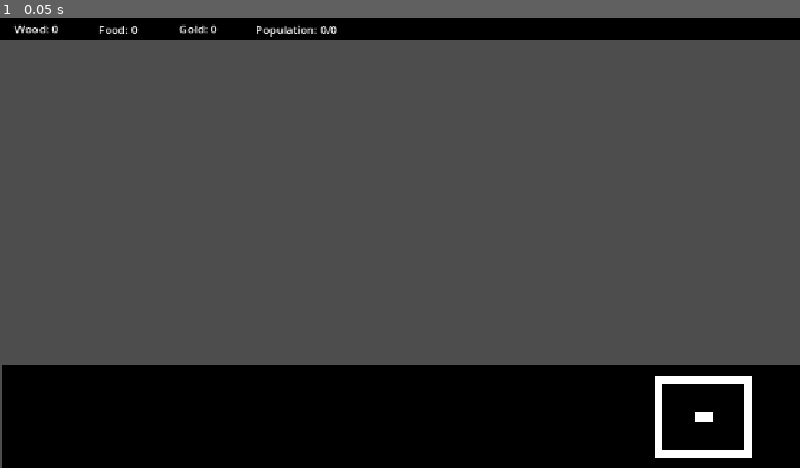
Above: before the commit, frame 1.
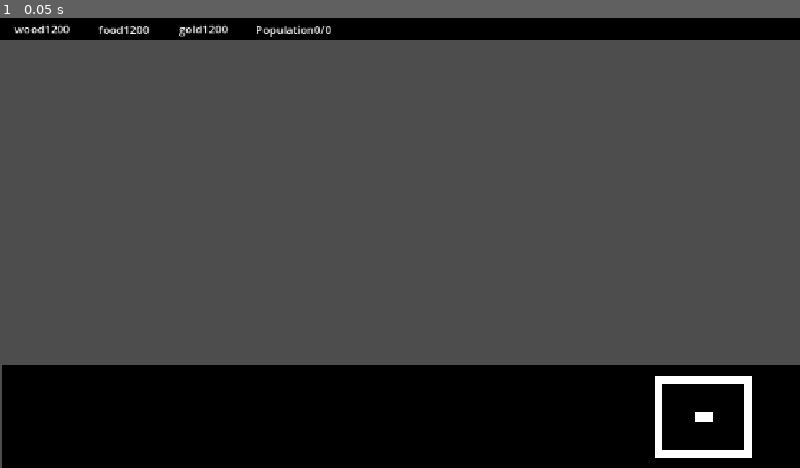
Above: after the commit, the same moment.

Repository: Tonkadora/RTS
Game: Godot game, scene res://main.tscn
Same seed, same stepped clock (60 frames per second), same inputs: the game is played once before the commit and once after it.
Inputs:
- Up to frame 1 (0.05 s): no input

The runs differ from the first frame. In frame 1, 0.3% of the frame differs, in the area x 1-43%, y 1-5%.

Commit message:
ui update

Diff:
--- a/main.tscn
+++ b/main.tscn
@@ -1,7 +1,8 @@
-[gd_scene load_steps=10 format=3 uid="uid://c43uecprb0ch1"]
+[gd_scene load_steps=11 format=3 uid="uid://c43uecprb0ch1"]
 
 [ext_resource type="Script" uid="uid://x4r0ymof3xpj" path="res://worker_build_options.gd" id="1_5vw27"]
 [ext_resource type="Texture2D" uid="uid://bpdmermn4jtvu" path="res://GameArt/kenney_sci-fi-rts/PNG/Default size/Structure/scifiStructure_07.png" id="1_7mycd"]
+[ext_resource type="Script" uid="uid://cnmd5wpebpmg0" path="res://ui.gd" id="1_kek77"]
 [ext_resource type="Texture2D" uid="uid://b0tlm1i16xed0" path="res://GameArt/kenney_sci-fi-rts/PNG/Default size/Structure/scifiStructure_04.png" id="2_272bh"]
 [ext_resource type="Texture2D" uid="uid://dft0vwlrwv644" path="res://GameArt/kenney_sci-fi-rts/PNG/Default size/Structure/scifiStructure_03.png" id="3_5vw27"]
 [ext_resource type="Texture2D" uid="uid://dyogigmbovnjj" path="res://GameArt/kenney_sci-fi-rts/PNG/Default size/Structure/scifiStructure_05.png" id="4_kek77"]
@@ -19,6 +20,7 @@
 [node name="GameObjects" type="Node2D" parent="."]
 
 [node name="UI" type="CanvasLayer" parent="."]
+script = ExtResource("1_kek77")
 
 [node name="Backgrounds" type="Node2D" parent="UI"]
 position = Vector2(0, -1)
@@ -104,7 +106,6 @@
 offset_bottom = 16.0
 
 [node name="WorkerBuildOptions" type="Node2D" parent="UI"]
-visible = false
 script = ExtResource("1_5vw27")
 
 [node name="TC" type="Node2D" parent="UI/WorkerBuildOptions"]
--- /dev/null
+++ b/ui.gd
@@ -0,0 +1,19 @@
+extends CanvasLayer
+
+@onready var label_wood: Label = $ResourceText/LabelWood
+@onready var label_food: Label = $ResourceText/LabelFood
+@onready var label_gold: Label = $ResourceText/LabelGold
+@onready var label_population: Label = $ResourceText/LabelPopulation
+@onready var worker_build_options: Node2D = $WorkerBuildOptions
+
+
+func _process(delta: float) -> void:
+	label_wood.text = "wood" +  str(Global.wood_count)
+	label_food.text = "food" +  str(Global.food_count)
+	label_gold.text = "gold" +  str(Global.gold_count)
+	label_population.text = "Population" +  str(Global.population_count) + "/" + str(Global.max_population_count)
+
+	if Global.workers_selected == true:
+		worker_build_options.visible = true
+	else:
+		worker_build_options.visible = false
--- a/worker_build_options.gd
+++ b/worker_build_options.gd
@@ -39,8 +39,6 @@
 		Global.wood_count -= 50
 
 
-
-
 func _on_button_b_build_range_pressed() -> void:
 	if Global.wood_count >= 50:
 		var new_building = new_range_building.instantiate()
Not shown, added: ui.gd.uid
